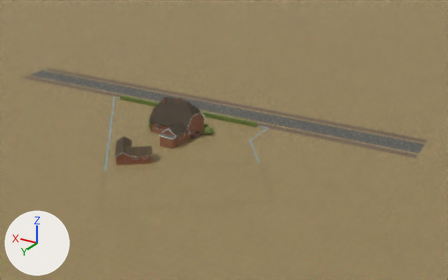
What one commit did to the glTF model viewer/bestand_nr12_v2.glb.
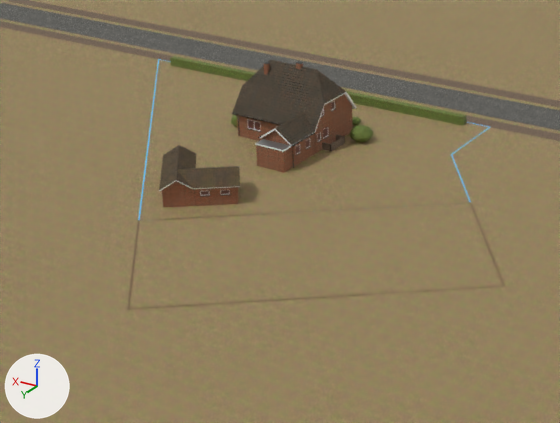
Old and new are each drawn whole from a camera (50 mm lens) standing at (-85.1, 131.3, 64.1) and looking at (-7.8, 2.6, -0.3) and again close up on the part from 9% to 67% of the width and 25% to 95% of the height. The axes (+X, +Y, +Z) are drawn at lower left. The lights are the same throughout. The last two pictures show the newer version. Where no turn or scale is listed for an object, it has been applied to the vertices. Vertices at exactly the same position are counted once.

The scene before the commit, as lines of its bpy script (objects in view):
```python
me_dach_haupt_002 = bpy.data.meshes.new('Dach_Haupt.002')
me_dach_haupt_002.from_pydata(...)  # 1257 vertices, 2213 faces; spans x -36.7..36.7, y -29.5..29.5, z -4.8..4.8
# faces by material slot: [40, 2173]
me_dach_haupt_002.materials.append(mat_tiles)
me_dach_haupt_002.materials.append(mat_palettematerial001)
me_stufe = bpy.data.meshes.new('Stufe')
me_stufe.from_pydata(...)  # 36 vertices, 52 faces; spans x -66.7..66.7, y -15.5..15.5, z -0.5..0.5
me_stufe.materials.append(mat_concrete)
me_waende_haupt_002 = bpy.data.meshes.new('Waende_Haupt.002')
me_waende_haupt_002.from_pydata(...)  # 222 vertices, 420 faces; spans x -5.7..5.7, y -8.4..8.4, z -4.8..4.8
me_waende_haupt_002.materials.append(mat_brick)
ob_dach_haupt = bpy.data.objects.new('Dach_Haupt', me_dach_haupt_002)
ob_dach_haupt.location = (2.2, 19.3, 4.8)
ob_stufe = bpy.data.objects.new('Stufe', me_stufe)
ob_stufe.location = (12.5, -8.7, 0.4)
ob_waende_haupt = bpy.data.objects.new('Waende_Haupt', me_waende_haupt_002)
ob_waende_haupt.location = (5.7, 6.4, 4.8)
# also in view: 'Strasse' at (12.5, -15.8, 0.0); 'NG_Riegel_Waende' at (5.5, 24.8, 1.7); 'Gelaende' at (10.0, 10.0, 0.0); 'NG_Dach_T' at (5.5, 24.8, 2.8); 'Hecke' at (12.3, -1.3, 1.2)
```
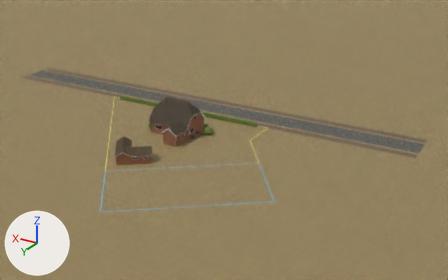
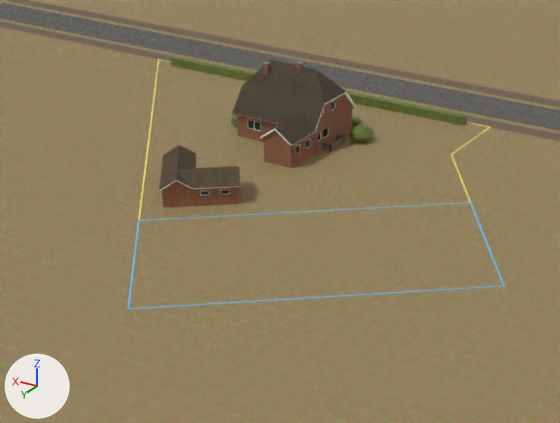
Where the newer file only moved an object's origin or applied its transform, the numbers keep the older frame.

Changed parts and their boxes [x1, y1, x2, y2] in the close-ups (560 x 423 px):
```json
{"object": "Waende_Haupt", "change": "reshaped", "before": [237, 63, 353, 173], "after": [237, 63, 353, 168]}
{"part": 1, "of": "me_dach_haupt_002", "change": "deleted", "before": [256, 139, 290, 150]}
{"part": 2, "of": "me_dach_haupt_002", "change": "deleted", "before": [255, 140, 291, 152]}
{"part": 3, "of": "me_dach_haupt_002", "change": "surface changed", "before": [127, 59, 505, 309], "after": [127, 59, 505, 309]}
{"part": 4, "of": "me_waende_haupt_002", "change": "deleted", "before": [256, 145, 292, 173], "on screen": "brown"}
```

Scene script edits in JSON lines:
```json
{"block": "me_dach_haupt_002", "where": "# used by ob_dach_haupt; location = (2.2, 19.3, 4.8)"}
{"op": "remove", "block": "me_dach_haupt_002", "code": "me_dach_haupt_002.from_pydata(...)  # 1257 vertices, 2213 faces; spans x -36.7..36.7, y -29.5..29.5, z -4.8..4.8"}
{"op": "add", "block": "me_dach_haupt_002", "code": "me_dach_haupt_002.from_pydata(...)  # 1241 vertices, 2189 faces; spans x -36.7..36.7, y -29.5..29.5, z -4.8..4.8"}
{"block": "me_dach_haupt_002", "change": "me_dach_haupt_002 part 1: the loose piece of 8 vertices spanning x -2.2..1.7, y -5.9..-4.4, z -1.9 is deleted"}
{"block": "me_dach_haupt_002", "change": "me_dach_haupt_002 part 2: the loose piece of 8 vertices spanning x -2.3..1.8, y -5.9..-4.3, z -2.1..-1.9 is deleted"}
{"block": "me_dach_haupt_002", "change": "me_dach_haupt_002 part 3: 1190 kept faces spanning x -36.7..36.7, y -29.5..29.5, z -4.8..4.8 get new texture (UV) coordinates"}
{"block": "me_waende_haupt_002", "where": "# used by ob_waende_haupt; location = (5.7, 6.4, 4.8)"}
{"op": "remove", "block": "me_waende_haupt_002", "code": "me_waende_haupt_002.from_pydata(...)  # 222 vertices, 420 faces; spans x -5.7..5.7, y -8.4..8.4, z -4.8..4.8"}
{"op": "add", "block": "me_waende_haupt_002", "code": "me_waende_haupt_002.from_pydata(...)  # 214 vertices, 408 faces; spans x -5.7..5.7, y -8.4..6.9, z -4.8..4.8"}
{"block": "me_waende_haupt_002", "change": "me_waende_haupt_002 part 4: the loose piece of 8 vertices spanning x -5.7..-1.8, y 6.9..8.4, z -4.8..-2.1 is deleted"}
```
